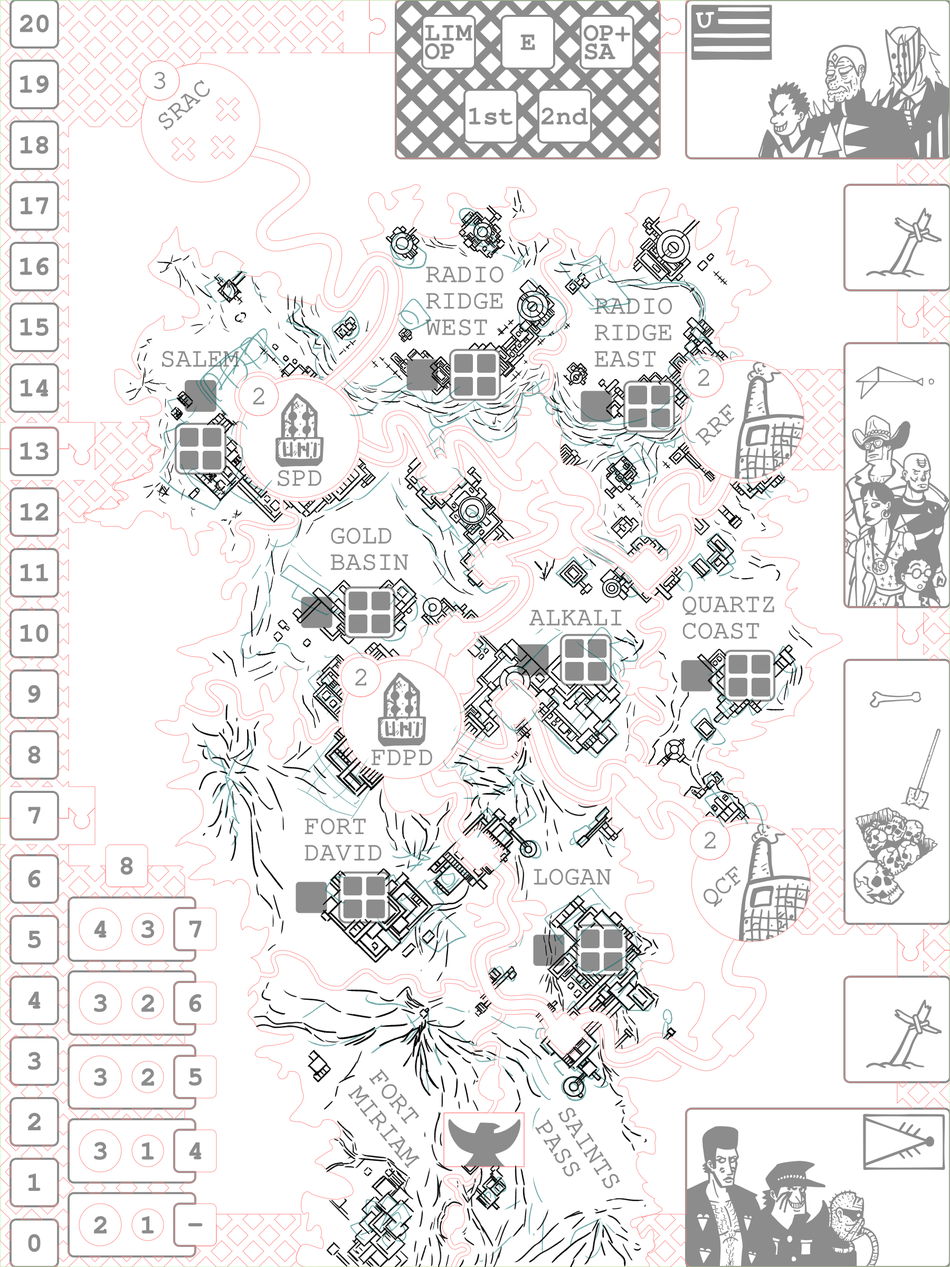
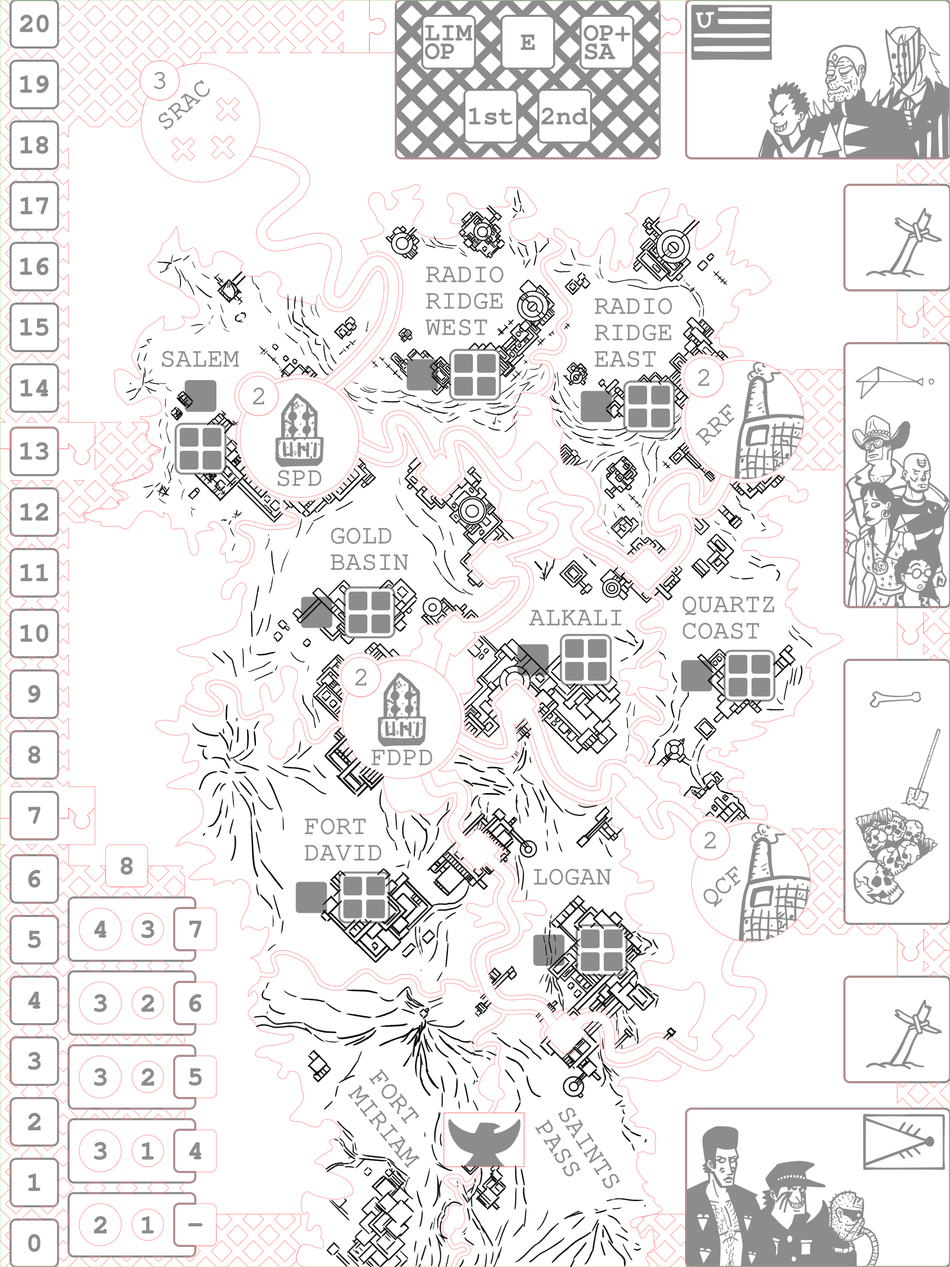
Revision of a layered 950 × 1267 image; what changed, layer by layer:
hid "sketch (guides)" over [158, 207, 797, 1262]
